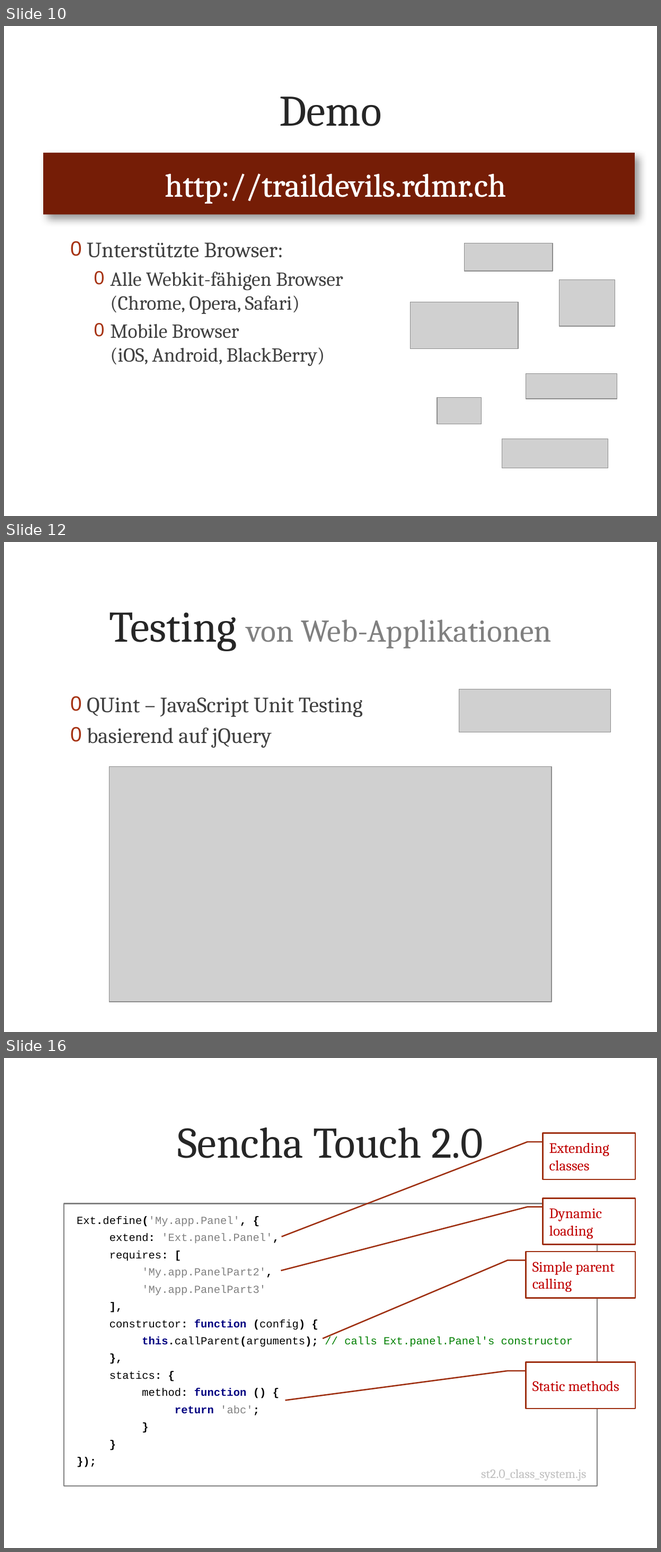
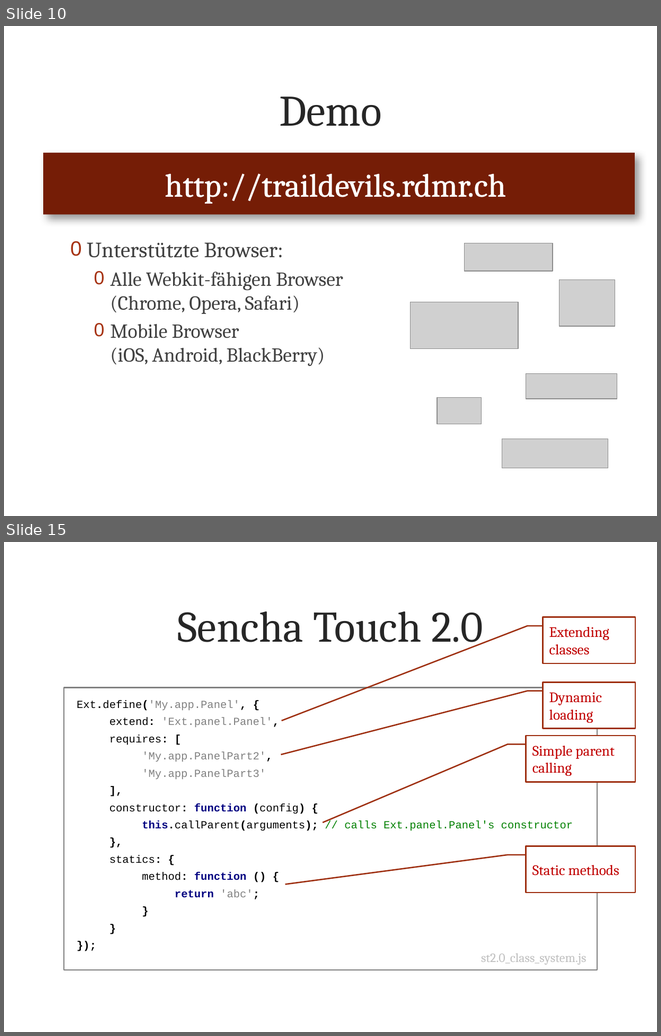
Before and after one commit to metaodi/TrailDevilsXPl-2, a slide deck: _DOCUMENTATION/Presentation/Praesentation-Traildevils-XPl2.pptx. Shown one above the other, each under a label of ours: slides 10, 12 and 16 before the commit, slides 10 and 15 after it; the slides between them are not shown. The pictures are 661x1552 and 661x1036 pixels, drawn with LibreOffice and Linux fonts; fonts in the diff are those of the drawing; grey boxes stand for pictures; background and template pictures are left out. Boxes give left, top, right and bottom in pixels: in the first picture for what was removed or moved away, otherwise in the second. Text is boxed around its words. In the diff, an @@ line names an element or a change of style, - is before the commit and + after.

```diff
--- a/_DOCUMENTATION/Presentation/Praesentation-Traildevils-XPl2.pptx
+++ b/_DOCUMENTATION/Presentation/Praesentation-Traildevils-XPl2.pptx
@@ slide 12 removed at [4,542,657,1032], background picture (left out) @@
@@ title removed at [109,612,551,651] @@
-Testing von Web-Applikationen
@@ text removed at [87,697,363,748] @@
-0 QUint – JavaScript Unit Testing
-0 basierend auf jQuery
@@ picture removed at [459,689,611,732] @@
@@ picture removed at [109,767,551,1002] @@
@@ what was slide 16 is now slide 15 @@
```
Also in this commit, not shown: 11 slides changed, 2 slides added, 2 other slides removed.
